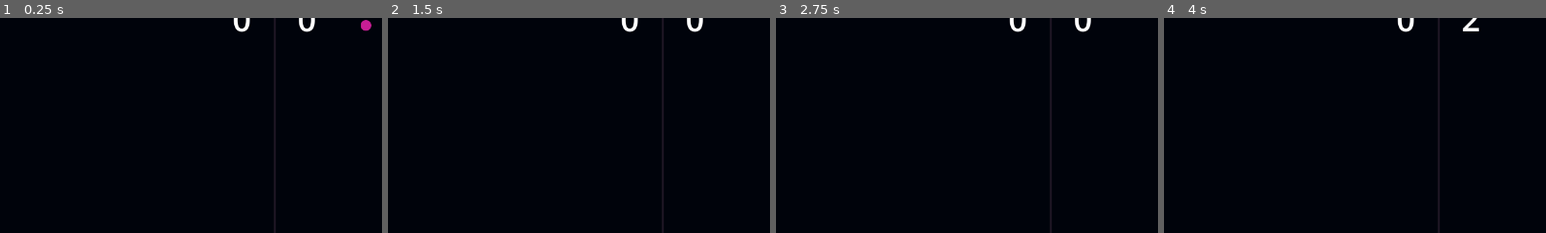
Above: before the commit, frames 1-4 (left to right).
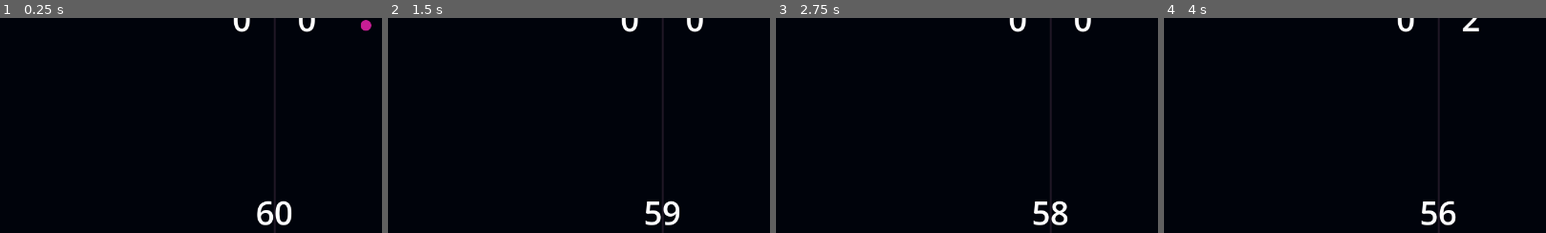
Above: after the commit, the same moments.

Repository: MarcelloLins/GamesWithATwist-Pong
Game: Godot game, scene res://game.tscn
The game is run twice, just before and just after one commit, with the same random seed, the same clock (stepped at 60 frames per second) and the same inputs.
Inputs:
- Up to frame 1 (0.25 s): no input
- Up to frame 2 (1.5 s): hold W (UP) 0.53-1.28 s; hold S (DOWN) from 1.28 s (still down)
- Up to frame 3 (2.75 s): release S (DOWN) at 2.03 s; hold W (UP) from 2.03 s (still down)
- Up to frame 4 (4 s): release W (UP) at 3.53 s; hold S (DOWN) from 3.53 s (still down)
The pictures show only the part of the screen within x 14-64%, y 49-99%; the shares and areas given below are measured in that part.

The runs differ from the first frame. In frame 1, 0.6% of the frame differs, in the area x 67-77%, y 84-97%; in frame 2, 0.5%; in frame 3, 0.6%; in frame 4, 0.5%.

Commit message:
Added Game timer at the bottom of the screen

Diff:
--- a/game.tscn
+++ b/game.tscn
@@ -7,6 +7,7 @@
 [ext_resource type="PackedScene" uid="uid://bhe6om0vddf4h" path="res://enemy/enemy.tscn" id="5_vlnr6"]
 [ext_resource type="Script" path="res://boundaries/score_boundaries.gd" id="6_scdf0"]
 [ext_resource type="Script" path="res://score.gd" id="7_x6dwr"]
+[ext_resource type="Script" path="res://timer.gd" id="8_hkry6"]
 
 [sub_resource type="RectangleShape2D" id="RectangleShape2D_u5btt"]
 size = Vector2(7, 716.5)
@@ -88,4 +89,20 @@
 label_settings = SubResource("LabelSettings_leqsl")
 horizontal_alignment = 2
 
+[node name="Timer" type="Node2D" parent="."]
+script = ExtResource("8_hkry6")
+
+[node name="Label" type="Label" parent="Timer"]
+offset_left = 603.0
+offset_top = 641.0
+offset_right = 673.0
+offset_bottom = 717.0
+text = "0
+"
+label_settings = SubResource("LabelSettings_leqsl")
+horizontal_alignment = 1
+
+[node name="Timer" type="Timer" parent="Timer"]
+autostart = true
+
 [editable path="Player"]
--- /dev/null
+++ b/timer.gd
@@ -0,0 +1,16 @@
+extends Node2D
+
+@onready var timer :Timer = $"./Timer"
+@onready var label :Label = $"./Label"
+
+var timeLeft: int
+func _ready() -> void:
+	timeLeft = 60 # seconds
+	label.text = str(timeLeft)
+	timer.connect("timeout", update_label)
+
+func update_label():
+	timeLeft -= 1
+	label.text = str(timeLeft)
+	# restart timer
+	timer.start()
Not shown: 1 places in game.tscn that only renumber resources
